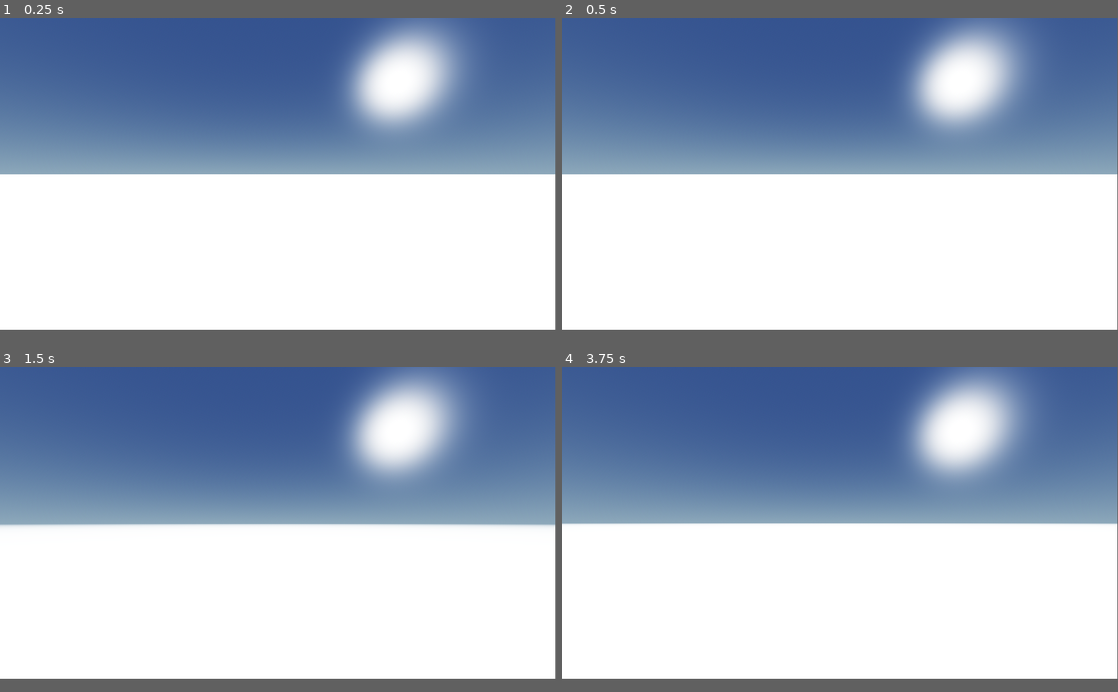
Above: before the commit, frames 1-4 (two rows, left to right).
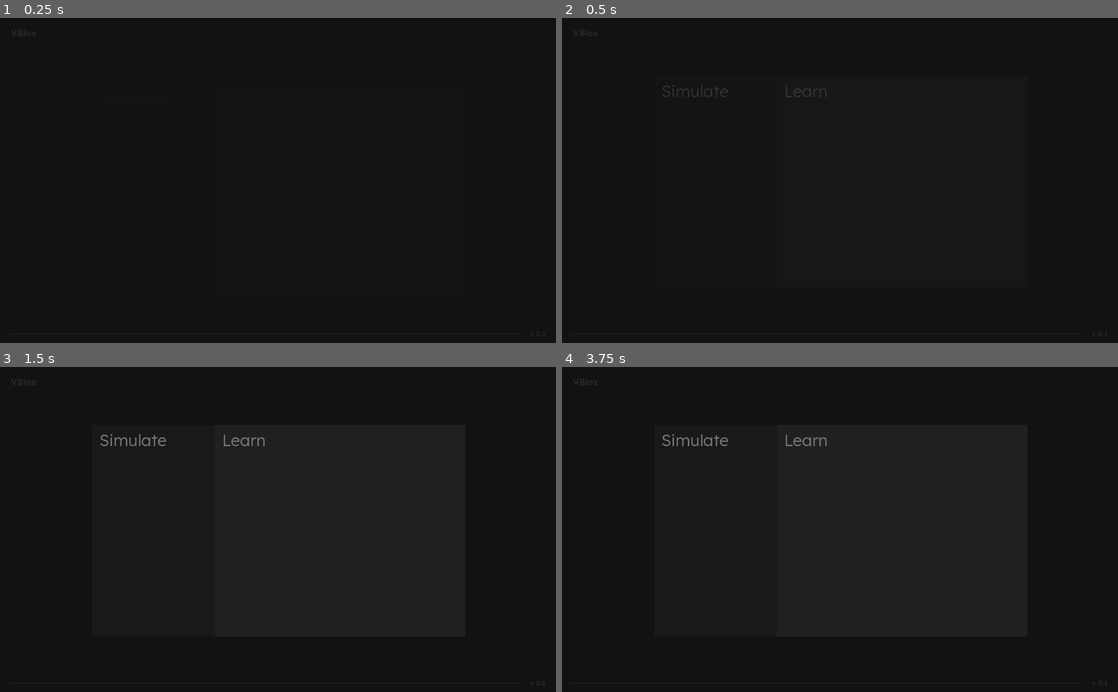
Above: after the commit, the same moments.

Repository: sh4nnja/game-project-roxim
Game: Godot game, scene res://assets/scenes/main_menu/main_menu.tscn
Two runs of this game, one before a commit and one after it. Both use one fixed random seed, a clock stepped at 60 frames per second and the inputs below. Before the commit the project starts from res://assets/scenes/testing_map/testing_map.tscn.
Inputs (mouse positions are in pixels of both pictures, inside the frame that each line leads up to):
- Up to frame 1 (0.25 s): no input
- Up to frame 2 (0.5 s): no input
- Up to frame 3 (1.5 s): tap Enter at 0.5 s; move the mouse to (400, 506) at 0.52 s; hold D 0.53-1.25 s; tap Q at 0.6 s; click (400, 506) at 0.67 s; tap E at 0.8 s; tap Space at 1.25 s; drag from (166, 539) to (250, 584) at 1.27 s
- Up to frame 4 (3.75 s): tap Enter at 2, 3.5 s; move the mouse to (895, 454) at 2.02 s; hold D 2.03-2.75 s; tap Ctrl at 2.1 s; click (895, 454) at 2.17 s; tap Alt at 2.3 s; tap Space at 2.75 s; drag from (812, 584) to (673, 477) at 2.77 s; move the mouse to (1006, 568) at 3.52 s; hold A from 3.53 s (still down); tap Q at 3.6 s; click (1006, 568) at 3.67 s
In our replay, the window is 799x449 before the commit and 800x468 after it. These sizes can differ from the game's own. Grey fills any space a smaller window leaves; there, only what the larger window draws over its background counts as a difference.

The runs differ from the first frame. In frame 1, 96% of the frame differs, in the area x 0-100%, y 0-96%; in frame 2, 96%; in frame 3, 96%; in frame 4, 96%.

Commit message:
103023 | Updated UI and artstyle
103023
- Updated UI, added a not-finished mainmenu
- Created a logo, simple branding elements and artsyle.

Diff:
--- /dev/null
+++ b/assets/materials/main_menu_learn_panel.tres
@@ -0,0 +1,5 @@
+[gd_resource type="StyleBoxFlat" format=3 uid="uid://gjlm2ta03o8t"]
+
+[resource]
+bg_color = Color(0.12549, 0.12549, 0.12549, 1)
+corner_detail = 20
--- /dev/null
+++ b/assets/materials/main_menu_line_panel.tres
@@ -0,0 +1,4 @@
+[gd_resource type="StyleBoxFlat" format=3 uid="uid://dsancdnccx3bk"]
+
+[resource]
+bg_color = Color(0.152941, 0.152941, 0.152941, 1)
--- /dev/null
+++ b/assets/materials/main_menu_simulate_panel.tres
@@ -0,0 +1,6 @@
+[gd_resource type="StyleBoxFlat" format=3 uid="uid://dx2a4w1ooukaw"]
+
+[resource]
+bg_color = Color(0.0980392, 0.0980392, 0.0980392, 1)
+shadow_color = Color(0.0588235, 0.0588235, 0.0588235, 1)
+anti_aliasing = false
--- a/assets/materials/testing_map_env.tres
+++ b/assets/materials/testing_map_env.tres
@@ -16,10 +16,9 @@
 background_mode = 2
 sky = SubResource("Sky_872ar")
 ambient_light_source = 2
-ambient_light_color = Color(0.235294, 0.235294, 0.235294, 1)
-ambient_light_energy = 10.0
-reflected_light_source = 2
+ambient_light_color = Color(0.780392, 0.780392, 0.780392, 1)
 tonemap_mode = 2
-tonemap_white = 16.0
+tonemap_white = 10.0
 sdfgi_use_occlusion = true
 fog_aerial_perspective = 0.75
+adjustment_enabled = true
--- a/assets/materials/testing_map_platform_material.tres
+++ b/assets/materials/testing_map_platform_material.tres
@@ -1,6 +1,6 @@
 [gd_resource type="StandardMaterial3D" load_steps=2 format=3 uid="uid://bjn2y5ldjhdna"]
 
-[ext_resource type="Texture2D" uid="uid://bdj8yuugklfiw" path="res://assets/textures/prototype_textures/Light/texture_07.png" id="1_aoqaj"]
+[ext_resource type="Texture2D" uid="uid://bdj8yuugklfiw" path="res://assets/textures/prototype_textures/texture_07.png" id="1_aoqaj"]
 
 [resource]
 albedo_texture = ExtResource("1_aoqaj")
--- a/assets/materials/testing_map_the_cube_material.tres
+++ b/assets/materials/testing_map_the_cube_material.tres
@@ -1,10 +1,9 @@
 [gd_resource type="StandardMaterial3D" load_steps=2 format=3 uid="uid://bhh1ltsx7qtiw"]
 
-[ext_resource type="Texture2D" uid="uid://dvxwysvrs5omk" path="res://assets/textures/prototype_textures/Green/texture_10.png" id="1_3p4ht"]
+[ext_resource type="Texture2D" uid="uid://dvxwysvrs5omk" path="res://assets/textures/prototype_textures/texture_10.png" id="1_kxeib"]
 
 [resource]
-albedo_texture = ExtResource("1_3p4ht")
+albedo_texture = ExtResource("1_kxeib")
 ao_light_affect = 1.0
-uv1_scale = Vector3(0.195, 0.195, 0.195)
 uv1_triplanar = true
 distance_fade_max_distance = 0.0
--- /dev/null
+++ b/assets/materials/user_interface_theme.tres
@@ -0,0 +1,6 @@
+[gd_resource type="Theme" load_steps=2 format=3 uid="uid://bk5wpogtv7js8"]
+
+[sub_resource type="StyleBoxTexture" id="StyleBoxTexture_n71b3"]
+
+[resource]
+Panel/styles/panel = SubResource("StyleBoxTexture_n71b3")
--- /dev/null
+++ b/assets/scenes/main_menu/main_menu.tscn
@@ -0,0 +1,166 @@
+[gd_scene load_steps=7 format=3 uid="uid://dder28jd6w58d"]
+
+[ext_resource type="Script" path="res://assets/scripts/main_menu.gd" id="1_i842p"]
+[ext_resource type="StyleBox" uid="uid://gjlm2ta03o8t" path="res://assets/materials/main_menu_learn_panel.tres" id="2_bhgh8"]
+[ext_resource type="FontFile" uid="uid://drcp5q6p2eycg" path="res://assets/font/lexend/Lexend-Light.ttf" id="2_myf7p"]
+[ext_resource type="FontFile" uid="uid://cuig6gwhj48ik" path="res://assets/font/lexend/Lexend-Bold.ttf" id="2_qi2qc"]
+[ext_resource type="StyleBox" uid="uid://dx2a4w1ooukaw" path="res://assets/materials/main_menu_simulate_panel.tres" id="4_lc2c1"]
+[ext_resource type="StyleBox" uid="uid://dsancdnccx3bk" path="res://assets/materials/main_menu_line_panel.tres" id="6_4sj8a"]
+
+[node name="main_menu" type="Control"]
+layout_mode = 3
+anchors_preset = 15
+anchor_right = 1.0
+anchor_bottom = 1.0
+grow_horizontal = 2
+grow_vertical = 2
+script = ExtResource("1_i842p")
+
+[node name="background" type="ColorRect" parent="."]
+layout_mode = 1
+anchors_preset = 15
+anchor_right = 1.0
+anchor_bottom = 1.0
+grow_horizontal = 2
+grow_vertical = 2
+color = Color(0.0705882, 0.0705882, 0.0705882, 1)
+
+[node name="menu" type="Control" parent="."]
+layout_mode = 1
+anchors_preset = 15
+anchor_right = 1.0
+anchor_bottom = 1.0
+grow_horizontal = 2
+grow_vertical = 2
+
+[node name="body" type="Control" parent="menu"]
+layout_mode = 1
+anchors_preset = 15
+anchor_right = 1.0
+anchor_bottom = 1.0
+grow_horizontal = 2
+grow_vertical = 2
+
+[node name="simulate_panel" type="Panel" parent="menu/body"]
+layout_mode = 1
+anchors_preset = -1
+anchor_left = 0.167
+anchor_top = 0.178
+anchor_right = 0.837
+anchor_bottom = 0.83
+offset_left = -0.640015
+offset_top = -0.240005
+offset_right = 0.959961
+offset_bottom = -0.399963
+grow_horizontal = 2
+grow_vertical = 2
+theme_override_styles/panel = ExtResource("4_lc2c1")
+
+[node name="simulate_text" type="Label" parent="menu/body/simulate_panel"]
+layout_mode = 1
+anchors_preset = -1
+anchor_left = 0.019
+anchor_top = 0.023
+anchor_right = 0.156
+anchor_bottom = 0.081
+offset_left = -0.472002
+offset_top = -0.192001
+offset_right = 0.071991
+offset_bottom = -0.0240021
+theme_override_colors/font_color = Color(0.498039, 0.498039, 0.498039, 1)
+theme_override_fonts/font = ExtResource("2_myf7p")
+theme_override_font_sizes/font_size = 30
+text = "Simulate
+"
+vertical_alignment = 1
+
+[node name="learn_panel" type="Panel" parent="menu/body/simulate_panel"]
+layout_mode = 1
+anchors_preset = -1
+anchor_left = 0.329
+anchor_right = 1.0
+anchor_bottom = 1.0
+offset_left = 0.247925
+grow_horizontal = 2
+grow_vertical = 2
+theme_override_styles/panel = ExtResource("2_bhgh8")
+
+[node name="learn_text" type="Label" parent="menu/body/simulate_panel/learn_panel"]
+layout_mode = 1
+anchors_preset = -1
+anchor_left = 0.028
+anchor_top = 0.023
+anchor_right = 0.233
+anchor_bottom = 0.08
+offset_left = -0.191904
+offset_top = -0.192001
+offset_right = -0.312042
+offset_bottom = 0.679996
+theme_override_colors/font_color = Color(0.498039, 0.498039, 0.498039, 1)
+theme_override_fonts/font = ExtResource("2_myf7p")
+theme_override_font_sizes/font_size = 30
+text = "Learn"
+vertical_alignment = 1
+
+[node name="header" type="Control" parent="menu"]
+layout_mode = 1
+anchor_right = 1.0
+anchor_bottom = 0.052
+offset_bottom = -0.16
+grow_horizontal = 2
+
+[node name="title" type="Label" parent="menu/header"]
+layout_mode = 1
+anchors_preset = -1
+offset_left = 16.0
+offset_top = 16.0
+offset_right = 72.0
+offset_bottom = 40.0
+theme_override_colors/font_color = Color(0.152941, 0.152941, 0.152941, 1)
+theme_override_fonts/font = ExtResource("2_qi2qc")
+text = "VBlox"
+horizontal_alignment = 1
+vertical_alignment = 1
+
+[node name="footer" type="Control" parent="menu"]
+layout_mode = 1
+anchor_top = 0.97
+anchor_right = 1.0
+anchor_bottom = 1.0
+offset_top = 0.400024
+grow_horizontal = 2
+grow_vertical = 0
+
+[node name="line" type="Panel" parent="menu/footer"]
+layout_mode = 1
+anchors_preset = -1
+anchor_top = 1.0
+anchor_right = 1.0
+anchor_bottom = 1.0
+offset_left = 16.0
+offset_top = -17.0
+offset_right = -64.0
+offset_bottom = -16.0
+grow_horizontal = 2
+grow_vertical = 2
+theme_override_styles/panel = ExtResource("6_4sj8a")
+
+[node name="version" type="Label" parent="menu/footer"]
+layout_mode = 1
+anchors_preset = 3
+anchor_left = 1.0
+anchor_top = 1.0
+anchor_right = 1.0
+anchor_bottom = 1.0
+offset_left = -58.0
+offset_top = -26.0
+offset_right = -8.0
+offset_bottom = -6.0
+grow_horizontal = 0
+grow_vertical = 0
+theme_override_colors/font_color = Color(0.152941, 0.152941, 0.152941, 1)
+theme_override_fonts/font = ExtResource("2_qi2qc")
+theme_override_font_sizes/font_size = 12
+text = "v 0.1"
+horizontal_alignment = 1
+vertical_alignment = 1
--- a/assets/scenes/testing_map/testing_map.tscn
+++ /dev/null
@@ -1,34 +0,0 @@
-[gd_scene load_steps=5 format=3 uid="uid://cd86vkgynmcjm"]
-
-[ext_resource type="BoxMesh" uid="uid://bwda3io5v3y3m" path="res://assets/materials/testing_map_platform_mesh.tres" id="1_il1vn"]
-[ext_resource type="Environment" uid="uid://h8bnb2qacxo2" path="res://assets/materials/testing_map_env.tres" id="1_mbl0c"]
-[ext_resource type="PackedScene" uid="uid://btwcn5425ye0f" path="res://assets/objects/floating_camera/camera.tscn" id="3_nankj"]
-
-[sub_resource type="ConcavePolygonShape3D" id="ConcavePolygonShape3D_njmuf"]
-data = PackedVector3Array(-375, 0.5, 375, 375, 0.5, 375, -375, -0.5, 375, 375, 0.5, 375, 375, -0.5, 375, -375, -0.5, 375, 375, 0.5, -375, -375, 0.5, -375, 375, -0.5, -375, -375, 0.5, -375, -375, -0.5, -375, 375, -0.5, -375, 375, 0.5, 375, 375, 0.5, -375, 375, -0.5, 375, 375, 0.5, -375, 375, -0.5, -375, 375, -0.5, 375, -375, 0.5, -375, -375, 0.5, 375, -375, -0.5, -375, -375, 0.5, 375, -375, -0.5, 375, -375, -0.5, -375, 375, 0.5, 375, -375, 0.5, 375, 375, 0.5, -375, -375, 0.5, 375, -375, 0.5, -375, 375, 0.5, -375, -375, -0.5, 375, 375, -0.5, 375, -375, -0.5, -375, 375, -0.5, 375, 375, -0.5, -375, -375, -0.5, -375)
-
-[node name="testing_map" type="Node3D"]
-
-[node name="world_environment" type="WorldEnvironment" parent="."]
-environment = ExtResource("1_mbl0c")
-
-[node name="world_light" type="DirectionalLight3D" parent="."]
-transform = Transform3D(0.853448, 0.213772, -0.475319, -0.0316764, 0.931599, 0.362106, 0.520215, -0.293982, 0.801842, 0, 3.70621, 0)
-light_energy = 5.0
-shadow_enabled = true
-shadow_opacity = 0.75
-shadow_blur = 2.0
-
-[node name="platform" type="StaticBody3D" parent="."]
-collision_mask = 0
-
-[node name="platform_texture" type="MeshInstance3D" parent="platform"]
-mesh = ExtResource("1_il1vn")
-
-[node name="platform_shape" type="CollisionShape3D" parent="platform"]
-shape = SubResource("ConcavePolygonShape3D_njmuf")
-
-[node name="objects_and_elements" type="Node3D" parent="."]
-
-[node name="camera" parent="objects_and_elements" instance=ExtResource("3_nankj")]
-transform = Transform3D(-1, 0, -8.74228e-08, 0, 1, 0, 8.74228e-08, 0, -1, 0, 0.6, -5)
--- /dev/null
+++ b/assets/scenes/virtual_environment_map/virtual_environment_map.tscn
@@ -0,0 +1,40 @@
+[gd_scene load_steps=6 format=3 uid="uid://cd86vkgynmcjm"]
+
+[ext_resource type="Environment" uid="uid://h8bnb2qacxo2" path="res://assets/materials/testing_map_env.tres" id="1_jmu0e"]
+[ext_resource type="BoxMesh" uid="uid://bwda3io5v3y3m" path="res://assets/materials/testing_map_platform_mesh.tres" id="2_6v705"]
+[ext_resource type="PackedScene" uid="uid://btwcn5425ye0f" path="res://assets/objects/floating_camera/camera.tscn" id="3_cpdo3"]
+[ext_resource type="PackedScene" uid="uid://kdxkrbwue8lb" path="res://assets/objects/the_cube/the_cube.tscn" id="4_8h61a"]
+
+[sub_resource type="ConcavePolygonShape3D" id="ConcavePolygonShape3D_njmuf"]
+data = PackedVector3Array(-375, 0.5, 375, 375, 0.5, 375, -375, -0.5, 375, 375, 0.5, 375, 375, -0.5, 375, -375, -0.5, 375, 375, 0.5, -375, -375, 0.5, -375, 375, -0.5, -375, -375, 0.5, -375, -375, -0.5, -375, 375, -0.5, -375, 375, 0.5, 375, 375, 0.5, -375, 375, -0.5, 375, 375, 0.5, -375, 375, -0.5, -375, 375, -0.5, 375, -375, 0.5, -375, -375, 0.5, 375, -375, -0.5, -375, -375, 0.5, 375, -375, -0.5, 375, -375, -0.5, -375, 375, 0.5, 375, -375, 0.5, 375, 375, 0.5, -375, -375, 0.5, 375, -375, 0.5, -375, 375, 0.5, -375, -375, -0.5, 375, 375, -0.5, 375, -375, -0.5, -375, 375, -0.5, 375, 375, -0.5, -375, -375, -0.5, -375)
+
+[node name="virtual_environment" type="Node3D"]
+
+[node name="environment" type="WorldEnvironment" parent="."]
+environment = ExtResource("1_jmu0e")
+
+[node name="light" type="DirectionalLight3D" parent="."]
+transform = Transform3D(0.853448, 0.213772, -0.475319, -0.0316764, 0.931599, 0.362106, 0.520215, -0.293982, 0.801842, 0, 3.70621, 0)
+light_energy = 2.0
+shadow_enabled = true
+shadow_bias = 0.015
+shadow_opacity = 0.75
+shadow_blur = 2.0
+
+[node name="platform" type="StaticBody3D" parent="."]
+collision_mask = 0
+
+[node name="texture" type="MeshInstance3D" parent="platform"]
+mesh = ExtResource("2_6v705")
+
+[node name="shape" type="CollisionShape3D" parent="platform"]
+shape = SubResource("ConcavePolygonShape3D_njmuf")
+
+[node name="objects" type="Node3D" parent="."]
+
+[node name="camera" parent="objects" instance=ExtResource("3_cpdo3")]
+transform = Transform3D(0.747218, -0.259671, 0.611748, 0, 0.920505, 0.39073, -0.664578, -0.291961, 0.687818, 2.7663, 2.70493, 3.13174)
+cam_movement_enabled = true
+
+[node name="the_cube" parent="objects" instance=ExtResource("4_8h61a")]
+transform = Transform3D(0.976971, 0, 0.213371, 0, 1, 0, -0.213371, 0, 0.976971, 0, 1.02117, 0)
--- a/assets/scripts/camera.gd
+++ b/assets/scripts/camera.gd
@@ -37,6 +37,8 @@
 extends Camera3D
 
 # Movement states.
+@export var cam_movement_enabled: bool = false
+
 var _accel: float = 30.0
 var _decel: float = -10.0
 var _vel: Vector3 = Vector3(0.0, 0.0, 0.0)
@@ -50,7 +52,7 @@
 # Mouse input logic.
 func _input(_event) -> void:
 	# Camera free-lock catalyst and movement speed limiter.
-	if _event is InputEventMouseButton:
+	if _event is InputEventMouseButton and cam_movement_enabled:
 		match _event.button_index:
 			MOUSE_BUTTON_RIGHT:
 				# Only allows rotation if right mouse button is pressed.
@@ -58,11 +60,11 @@
 
 			MOUSE_BUTTON_WHEEL_UP:
 				# Increases max velocity when scroll wheel is moved upwards.
-				_vel_mult = clamp(_vel_mult * config.cam_vel_mult.x, config.cam_vel_mult.y, config.cam_vel_mult.x)
+				_vel_mult = clamp(_vel_mult * config.cam_vel_mult.x, config.cam_vel_mult.y, config.cam_vel_mult.z)
 
 			MOUSE_BUTTON_WHEEL_DOWN:
 				# Decereases max velocity when scroll wheel is moved downwards.
-				_vel_mult = clamp(_vel_mult / config.cam_vel_mult.x, config.cam_vel_mult.y, config.cam_vel_mult.x)
+				_vel_mult = clamp(_vel_mult / config.cam_vel_mult.x, config.cam_vel_mult.y, config.cam_vel_mult.z)
 
 	# Camera free-look snippet.
 	if _event is InputEventMouseMotion:
@@ -78,8 +80,9 @@
 
 # Updates camera free-look and camera movement every physics frame.
 func _physics_process(_delta) -> void:
-	_update_cam_free_look()
-	_update_cam_movement(_delta)
+	if cam_movement_enabled:
+		_update_cam_free_look()
+		_update_cam_movement(_delta)
 
 # Camera free-look mechanic.
 func _update_cam_free_look() -> void:
@@ -132,7 +135,7 @@
 		# Move camera.
 		translate(_vel * fDelta * _speed)
 
-	# Clamp camera vertical movement so it doesn't go below the platform.
+	# Clamp camera movement so it doesn't go below or outside the platform.
 	position.x = clamp(position.x, -config.cam_clearance.y, config.cam_clearance.y)
 	position.y = clamp(position.y, config.cam_clearance.x, config.cam_clearance.y)
 	position.z = clamp(position.z, -config.cam_clearance.y, config.cam_clearance.y)
--- a/assets/scripts/config.gd
+++ b/assets/scripts/config.gd
@@ -37,6 +37,40 @@
 extends Node
 
 # ******************************************************************************
+# USER INTERFACE THEME
+
+# Default user themes.
+var user_themes: Dictionary = {
+	# Can add new themes here via: user_themes["theme_name"] = [color_values]
+	# This is the default values.
+	"dev_test": [
+		Color.html("FFFFFF"),                        # Background Color
+		Color.html("FFFFFF"),                        # Background Font Color
+		Color.html("FFFFFF"),                        # Learn Panel Color
+		Color.html("FFFFFF"),                        # Simulate Panel Color
+		Color.html("FFFFFF"),                        # Panel Font Color
+	],
+
+	"Default Dark": [
+		Color.html("121212"),
+		Color.html("272727"),
+		Color.html("191919"),
+		Color.html("202020"),
+		Color.html("7f7f7f"),
+	],
+
+	"Default Light": [
+		Color.html("121212"),
+		Color.html("272727"),
+		Color.html("191919"),
+		Color.html("202020"),
+		Color.html("7f7f7f"),
+	]
+}
+
+# ******************************************************************************
+
+# ******************************************************************************
 # FREE-CAMERA MOVEMENT CONFIGURATIONS
 
 # Camera movement multiplier.
@@ -52,16 +86,17 @@
 
 # Camera movement keys.
 var cam_movement_keys: Dictionary = {
-# The state that can only be overwritten is the 'keybind' value.
-#   "camera_movement": [keybind,     state]
-	"cam_up":          [KEY_Q,       false],
-	"cam_down":        [KEY_E,       false],
-	"cam_forward":     [KEY_W,       false],
-	"cam_backward":    [KEY_S,       false],
-	"cam_left":        [KEY_A,       false],
-	"cam_right":       [KEY_D,       false],
-	"cam_sprint":      [KEY_CTRL,    false],
-	"cam_crouch":      [KEY_ALT,     false]
+	# The state that can only be overwritten is the 'keybind' value.
+	# This is the default values.
+	# "camera_movement": [keybind,     state]
+	"cam_up":            [KEY_Q,       false],
+	"cam_down":          [KEY_E,       false],
+	"cam_forward":       [KEY_W,       false],
+	"cam_backward":      [KEY_S,       false],
+	"cam_left":          [KEY_A,       false],
+	"cam_right":         [KEY_D,       false],
+	"cam_sprint":        [KEY_CTRL,    false],
+	"cam_crouch":        [KEY_ALT,     false]
 }
 
 # ******************************************************************************
--- /dev/null
+++ b/assets/scripts/main_menu.gd
@@ -0,0 +1,89 @@
+# ******************************************************************************
+#  main_menu.gd
+# ******************************************************************************
+#                             This file is part of
+#                      RESEARCH CAPSTONE PROJECT - VBlox
+# ******************************************************************************
+#  Copyright (c) 2023-present 12 ESTEMC-3 GROUP 6
+#  Aicelle Claro
+#  Shannja Ashley Malelang
+#  Monique Marcos
+#  Nica Shane Mijares
+#  Precious Nina Sarol
+#  *****************************************************************************
+#  MIT License
+#  Copyright (c) 2023 12 ESTEMC-3 GROUP 6
+#
+#  Permission is hereby granted, free of charge, to any person obtaining
+#  a copy of this software and associated documentation files (the
+#  "Software"), to deal in the Software without restriction, including
+#  without limitation the rights to use, copy, modify, merge, publish,
+#  distribute, sublicense, and/or sell copies of the Software, and to
+#  permit persons to whom the Software is furnished to do so, subject to
+#  the following conditions:
+#
+#  The above copyright notice and this permission notice shall be
+#  included in all copies or substantial portions of the Software.
+#
+#  THE SOFTWARE IS PROVIDED "AS IS," WITHOUT WARRANTY OF ANY KIND,
+#  EXPRESS OR IMPLIED, INCLUDING BUT NOT LIMITED TO THE WARRANTIES OF
+#  MERCHANTABILITY, FITNESS FOR A PARTICULAR PURPOSE AND NONINFRINGEMENT.
+#  IN NO EVENT SHALL THE AUTHORS OR COPYRIGHT HOLDERS BE LIABLE FOR ANY
+#  CLAIM, DAMAGES OR OTHER LIABILITY, WHETHER IN AN ACTION OF CONTRACT,
+#  TORT OR OTHERWISE, ARISING FROM, OUT OF OR IN CONNECTION WITH THE
+#  SOFTWARE OR THE USE OR OTHER DEALINGS IN THE SOFTWARE.
+# ******************************************************************************
+
+extends Control
+
+# Main interfaces.
+@onready var _body: Control = get_node("menu/body")
+
+# Background interface.
+@onready var _background: ColorRect = get_node("background")
+@onready var _title: Label = get_node("menu/header/title")
+@onready var _version: Label = get_node("menu/footer/version")
+@onready var _line_panel_res = preload("res://assets/materials/main_menu_line_panel.tres")
+
+# Learn interface.
+@onready var _learn_panel_res = preload("res://assets/materials/main_menu_simulate_panel.tres")
+@onready var _learn_panel_txt: Label = get_node("menu/body/simulate_panel/learn_panel/learn_text")
+
+# Simulate interface.
+@onready var _sim_panel_res = preload("res://assets/materials/main_menu_simulate_panel.tres")
+@onready var _sim_panel_txt: Label = get_node("menu/body/simulate_panel/learn_panel/learn_text")
+
+# Initiate logic.
+func _ready() -> void:
+	_change_theme(1)
+	_animate_panel()
+
+# Set interface theme logic.
+func _change_theme(chosen_theme: int) -> void:
+	# Set theme on background interfaces.
+	_background.color = config.user_themes.values()[chosen_theme][0]
+	_title.add_theme_color_override("font_color", config.user_themes.values()[chosen_theme][1])
+	_version.add_theme_color_override("font_color", config.user_themes.values()[chosen_theme][1])
+	_line_panel_res.bg_color = config.user_themes.values()[chosen_theme][1]
+
+	# Set theme on learn panel interfaces.
+	_sim_panel_res.bg_color = config.user_themes.values()[chosen_theme][3]
+
+	# Set theme on simulate panel interfaces.
+	_learn_panel_res.bg_color = config.user_themes.values()[chosen_theme][2]
+
+	# Set theme on panel texts.
+	_sim_panel_txt.add_theme_color_override("font_color", config.user_themes.values()[chosen_theme][4])
+	_learn_panel_txt.add_theme_color_override("font_color", config.user_themes.values()[chosen_theme][4])
+
+# Animate panel via tweening.
+func _animate_panel() -> void:
+	var _anim_tween: Tween = create_tween()
+	var _anim_tween2:  Tween = create_tween()
+	var _final_color: Color = Color(1, 1, 1, 1)
+	var _final_pos: Vector2 = Vector2.ZERO
+	var _duration: float = 0.5
+	_body.modulate = Color(1, 1, 1, 0)
+	_body.position = Vector2(0, 50)
+	_anim_tween.tween_property(_body, "modulate", _final_color, 0.75).set_ease(Tween.EASE_IN).set_trans(Tween.TRANS_CUBIC)
+	_anim_tween2.tween_property(_body, "position", _final_pos, 0.5).set_ease(Tween.EASE_OUT).set_trans(Tween.TRANS_SINE)
--- a/project.godot
+++ b/project.godot
@@ -11,16 +11,37 @@
 [application]
 
 config/name="CAPSTONE - VBlox"
-run/main_scene="res://assets/scenes/testing_map/testing_map.tscn"
+run/main_scene="res://assets/scenes/main_menu/main_menu.tscn"
 config/features=PackedStringArray("4.1", "GL Compatibility")
+boot_splash/bg_color=Color(0.0705882, 0.0705882, 0.0705882, 1)
+boot_splash/image="res://assets/dev/vblox_logo/logo_hero.png"
+boot_splash/fullsize=false
+boot_splash/minimum_display_time=2500
 
 [autoload]
 
 config="*res://assets/scripts/config.gd"
 
+[display]
+
+window/size/viewport_width=1920
+window/size/viewport_height=1080
+window/size/mode=4
+window/size/borderless=true
+window/size/window_width_override=1024
+window/size/window_height_override=600
+window/vsync/vsync_mode=0
+
+[editor]
+
+naming/node_name_casing=2
+
+[physics]
+
+3d/run_on_separate_thread=true
+
 [rendering]
 
-renderer/rendering_method.mobile="gl_compatibility"
-anti_aliasing/quality/msaa_2d=1
-anti_aliasing/quality/msaa_3d=1
-anti_aliasing/quality/screen_space_aa=1
+occlusion_culling/bvh_build_quality=1
+renderer/rendering_method="mobile"
+environment/defaults/default_environment="res://assets/materials/testing_map_env.tres"
Not shown, added: .dev/vblox_logo/logo.mtl
Not shown, added: .dev/vblox_logo/logo.obj
Binary file added: .dev/vblox_logo/logo.png
Binary file added: .dev/vblox_logo/logo_hero.png
Binary file added: .dev/vblox_logo/logo_texture.png
Binary file added: .dev/vblox_logo/logo_texture_white.png
Not shown, added: assets/dev/vblox_logo/logo.mtl
Not shown, added: assets/dev/vblox_logo/logo.obj
Not shown, added: assets/dev/vblox_logo/logo.obj.import
Binary file added: assets/dev/vblox_logo/logo.png
Not shown, added: assets/dev/vblox_logo/logo.png.import
Binary file added: assets/dev/vblox_logo/logo_flat_dark 128.png
(and 191 more such lines)
